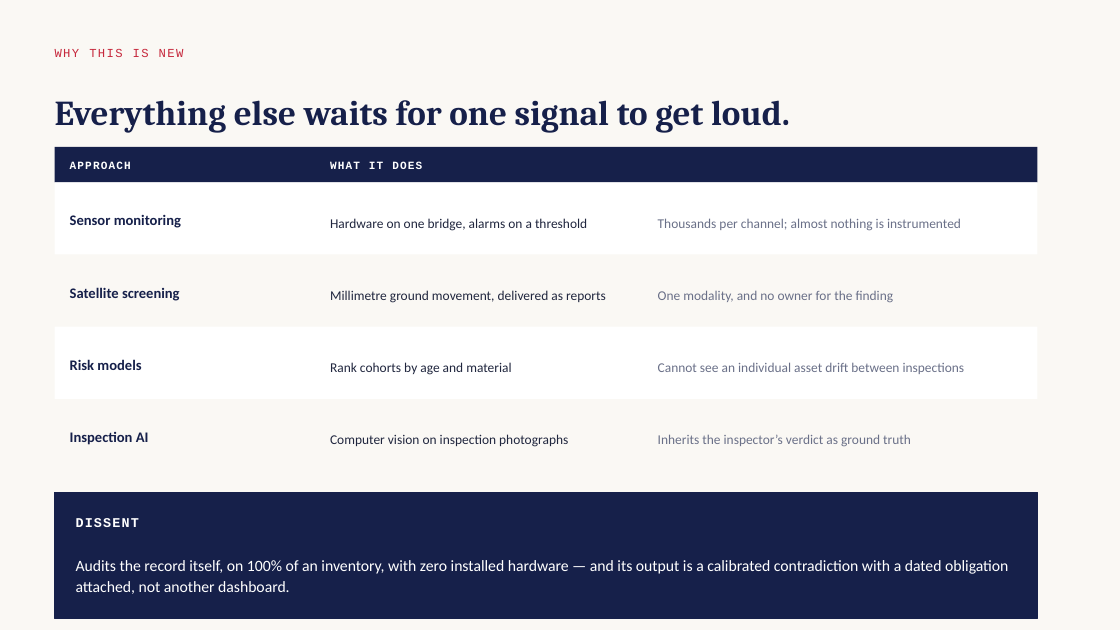
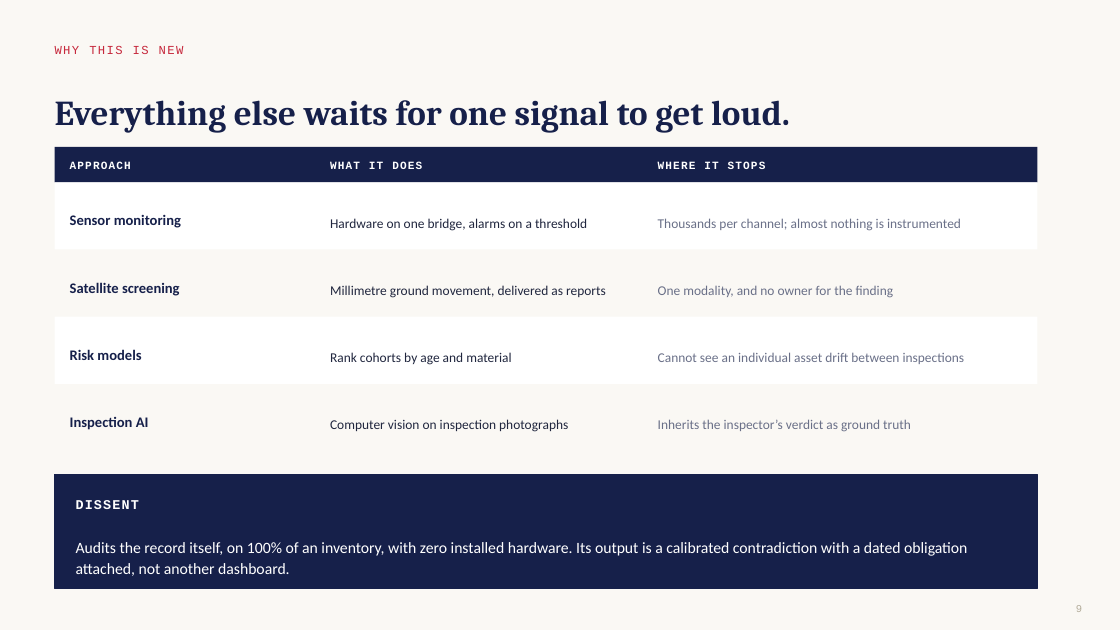
Before and after one commit to ArockiaRajamanickam/dissent, a slide deck: slide 9 of pitch/DISSENT_Nexus_Network_Pitch.pptx. Drawn at 1120x630 pixels with LibreOffice and Linux fonts; fonts in the diff are those of the drawing. Boxes give left, top, right and bottom in pixels: in the first picture for what was removed or moved away, otherwise in the second. Text is boxed around its words. In the diff, an @@ line names an element or a change of style, - is before the commit and + after.

```diff
--- a/pitch/DISSENT_Nexus_Network_Pitch.pptx
+++ b/pitch/DISSENT_Nexus_Network_Pitch.pptx
@@ text "WHY THIS IS NEW" at [55, 46, 184, 54]: vertical alignment middle to top @@
@@ text added at [658, 161, 766, 169], 9.5 pt, text #FFFFFF, bold @@
+WHERE IT STOPS
@@ 3 texts: place and size @@
-3 texts at [70, 287, 894, 303]
+3 texts at [70, 282, 894, 298]
@@ rectangle: place and size @@
-rectangle at [55, 327, 1038, 399]
+rectangle at [55, 317, 1038, 384]
@@ 3 texts: place and size @@
-3 texts at [70, 359, 965, 375]
+3 texts at [70, 349, 965, 365]
@@ rectangle: place and size @@
-rectangle at [55, 492, 1038, 618]
+rectangle at [55, 475, 1038, 588]
@@ 4 texts: place and size @@
-4 texts at [70, 432, 911, 527]
+4 texts at [70, 417, 911, 509]
@@ text at [76, 542, 967, 576]: text changed @@
-Audits the record itself, on 100% of an inventory, with zero installed hardware — and its output is a calibrated contradiction with a dated obligation attached, not another dashboard.
+Audits the record itself, on 100% of an inventory, with zero installed hardware. Its output is a calibrated contradiction with a dated obligation attached, not another dashboard.
@@ page number added at [1076, 605, 1082, 612], 9 pt, text #B3AC9A @@
+9
```
Also in this commit, not shown: 11 other slides changed, 16 other files.
